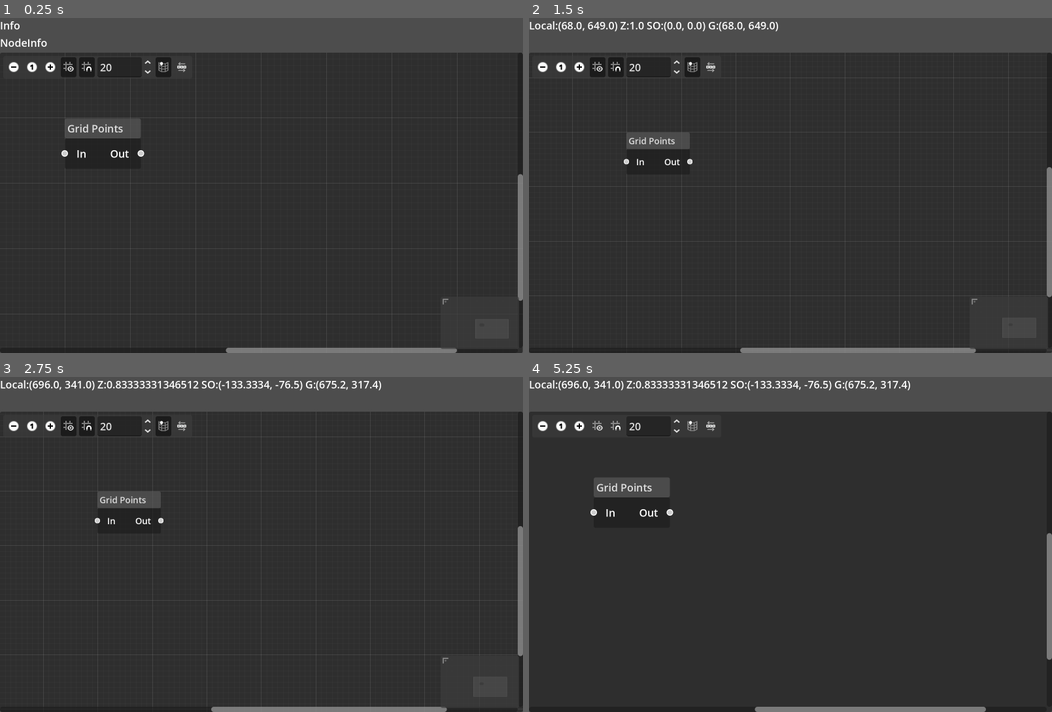
Above: before the commit, frames 1-4 (two rows, left to right).
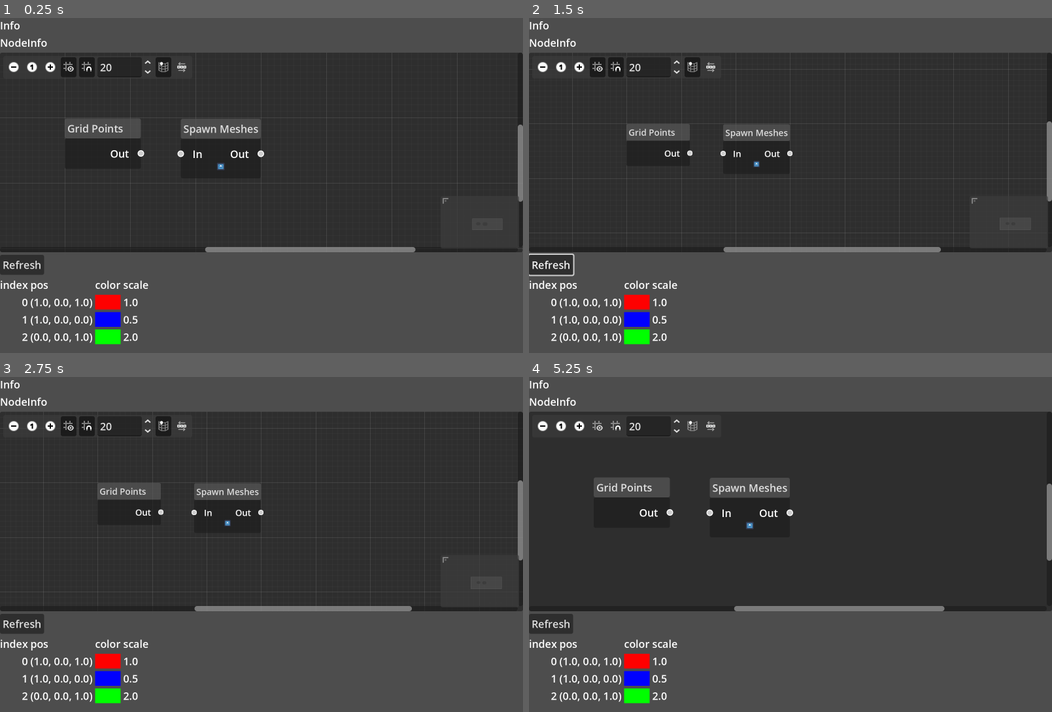
Above: after the commit, the same moments.

Repository: yabadabu/godot_flow
Game: Godot game, scene res://flow_root.tscn
Two runs of this game, one before a commit and one after it. Both use one fixed random seed, a clock stepped at 60 frames per second and the inputs below. Before the commit the project has no main scene; this scene is started directly in both runs. The engine's default icon, where the game draws it, is replaced by a stand-in: a white triangle on a blue panel in a dark square.
Inputs (mouse positions are in pixels of both pictures, inside the frame that each line leads up to):
- Up to frame 1 (0.25 s): no input
- Up to frame 2 (1.5 s): click (549, 265) at 0.5 s, where only the run after the commit has a clickable "Refresh"; click (544, 68) at 1.25 s
- Up to frame 3 (2.75 s): click (230, 524) at 2.02 s
- Up to frame 4 (5.25 s): click (581, 427) at 2.75 s; click (596, 427) at 3.5 s; click (617, 427) at 4.25 s; click (691, 427) at 5 s

The runs differ from the first frame. In frame 1, 29% of the frame differs, in the area x 0-100%, y 30-100%; in frame 2, 30%; in frame 3, 30%; in frame 4, 33%, in the area x 0-100%, y 0-100%.

Commit message:
data inspector wip

Diff:
--- /dev/null
+++ b/data_inspector.gd
@@ -0,0 +1,65 @@
+@tool
+extends Control
+
+@export var data_ex : int = 0:
+	set(new_value):
+		data_ex = new_value
+		refresh()
+
+var titles = [ "index", "pos", "color", "scale"]
+var col_types = [ "int", "vector", "color", "float"]
+var datas = [
+	[ Vector3(1,0,1), Color.RED, 1.0 ],
+	[ Vector3(1,0,0), Color.BLUE, 0.5 ],
+	[ Vector3(0,0,1), Color.GREEN, 2.0 ],
+]
+
+func addLabel( gc : GridContainer, str_data : String ):
+	var c = Label.new()
+	c.text = str_data
+	gc.add_child( c )
+	return c
+
+func addColor( gc : GridContainer, data : Color ):
+	var c = ColorRect.new()
+	c.custom_minimum_size = Vector2( 16,16 )
+	c.color = data
+	gc.add_child( c )
+	return c
+
+func refresh():
+	var gc : GridContainer = %GridContainer
+	gc.columns = 3 + 1
+	for i in range( 0, gc.get_child_count() ):
+		gc.remove_child( gc.get_child( gc.get_child_count() - 1 ))
+
+	# add titles
+	for title in titles:
+		addLabel( gc, title )
+
+	# add data
+	var idx = 0
+	for row in datas:
+
+		var cidx = addLabel( gc, str(idx))
+		cidx.horizontal_alignment = HORIZONTAL_ALIGNMENT_RIGHT
+
+		var col_idx = 0
+		for cell in row:
+			var data_type = col_types[ col_idx + 1 ]
+			if data_type == "int":
+				var c = addLabel( gc, str(cell) ) as Label
+				c.horizontal_alignment = HORIZONTAL_ALIGNMENT_RIGHT
+			elif data_type == "color":
+				addColor( gc, cell )
+			else:
+				addLabel( gc, str(cell) )
+
+			col_idx += 1
+		idx += 1
+
+func _ready():
+	refresh()
+
+func _on_btn_refresh_pressed():
+	refresh()
--- /dev/null
+++ b/data_inspector.tscn
@@ -0,0 +1,34 @@
+[gd_scene load_steps=2 format=3 uid="uid://dpoyi7gu03i7v"]
+
+[ext_resource type="Script" uid="uid://41lbfvspokrt" path="res://data_inspector.gd" id="1_h15u6"]
+
+[node name="DataInspector" type="Control"]
+layout_mode = 3
+anchors_preset = 15
+anchor_right = 1.0
+anchor_bottom = 1.0
+grow_horizontal = 2
+grow_vertical = 2
+script = ExtResource("1_h15u6")
+
+[node name="VBoxContainer" type="VBoxContainer" parent="."]
+layout_mode = 1
+anchors_preset = 15
+anchor_right = 1.0
+anchor_bottom = 1.0
+grow_horizontal = 2
+grow_vertical = 2
+
+[node name="HBoxContainer" type="HBoxContainer" parent="VBoxContainer"]
+layout_mode = 2
+
+[node name="BtnRefresh" type="Button" parent="VBoxContainer/HBoxContainer"]
+layout_mode = 2
+text = "Refresh"
+
+[node name="GridContainer" type="GridContainer" parent="VBoxContainer"]
+unique_name_in_owner = true
+layout_mode = 2
+columns = 4
+
+[connection signal="pressed" from="VBoxContainer/HBoxContainer/BtnRefresh" to="." method="_on_btn_refresh_pressed"]
--- /dev/null
+++ b/flow_node_base.gd
@@ -0,0 +1,29 @@
+class_name FlowNodeBase
+extends GraphNode
+
+enum eMode {
+	EXTENDS,
+	ABSOLUTE,
+}
+@export var debug_enabled : bool = false
+@export var debug_mode : eMode = eMode.EXTENDS
+@export var debug_scale : float = 1.0
+
+	#func _init(new_lat: float, new_lon:float):
+		#lat = new_lat
+		#lon = new_lon
+	#func _to_string():
+		#return "(%f,%f)" % [lat, lon]
+
+var inputs = []
+var outputs = []
+
+func set_output( idx : int, data : Array ):
+	if idx + 1 < outputs.size():
+		outputs.resize( idx + 1 )
+	outputs[ idx ] = data
+
+#func get_input( idx : int ):
+	#if idx + 1 < inputs.size():
+		#return null
+	#return inputs[ idx ]
--- /dev/null
+++ b/flow_nodes/grid.gd
@@ -0,0 +1,18 @@
+extends FlowNodeBase
+
+@export var x : int = 4
+@export var y : int = 4
+@export var z : int = 1
+@export var step : Vector3 = Vector3( 1.0, 1.0, 1.0 )
+
+func getTitle() -> String:
+	return "Grid"
+
+func execute( ):
+	var output = []
+	for iz in range( 0, z ):
+		for iy in range( 0, y ):
+			for ix in range( 0, x ):
+				var p = Vector3( ix, iy, iz ) * step
+				output.append(p)
+	set_output( 0, output )
--- a/flow_nodes/grid.tscn
+++ b/flow_nodes/grid.tscn
@@ -4,7 +4,7 @@
 offset_right = 130.0
 offset_bottom = 78.0
 title = "Grid Points"
-slot/0/left_enabled = true
+slot/0/left_enabled = false
 slot/0/left_type = 0
 slot/0/left_color = Color(1, 1, 1, 1)
 slot/0/left_icon = null
@@ -17,11 +17,6 @@
 [node name="HBoxContainer" type="HBoxContainer" parent="."]
 layout_mode = 2
 
-[node name="LabelLeft" type="Label" parent="HBoxContainer"]
-layout_mode = 2
-size_flags_horizontal = 3
-text = "In"
-
 [node name="Control" type="Control" parent="HBoxContainer"]
 custom_minimum_size = Vector2(40, 0)
 layout_mode = 2
--- a/flow_root.gd
+++ b/flow_root.gd
@@ -217,19 +217,10 @@
 			gedit.set_connection_activity( node.name, 0, target.name, 0, 1.0)
 
 func _on_graph_edit_connection_request(from_node: StringName, from_port: int, to_node: StringName, to_port: int) -> void:
-	# This is called when the user tries to connect two ports
-	# You can add validation logic here if needed
-	# Create the connection
 	gedit.connect_node(from_node, from_port, to_node, to_port)
-	# Optional: Store connection data for your own logic
-	print("Connected: ", from_node, ":", from_port, " -> ", to_node, ":", to_port)
 
 func _on_graph_edit_disconnection_request(from_node: StringName, from_port: int, to_node: StringName, to_port: int) -> void:
-	# Remove the connection
 	gedit.disconnect_node(from_node, from_port, to_node, to_port)
-
-	# Optional: Update your own data structures
-	print("Disconnected: ", from_node, ":", from_port, " -> ", to_node, ":", to_port)
 
 func _on_graph_edit_connection_to_empty(from_node: StringName, from_port: int, release_position: Vector2) -> void:
 	auto_connect_from_node = from_node
--- a/flow_root.tscn
+++ b/flow_root.tscn
@@ -1,7 +1,10 @@
-[gd_scene load_steps=3 format=3 uid="uid://bl8p4bid734wo"]
+[gd_scene load_steps=6 format=3 uid="uid://bl8p4bid734wo"]
 
 [ext_resource type="Script" uid="uid://rhc2whb7j6tt" path="res://flow_root.gd" id="1_lpoe1"]
 [ext_resource type="PackedScene" uid="uid://3bdcpg54ctoy" path="res://flow_nodes/grid.tscn" id="2_lsii6"]
+[ext_resource type="PackedScene" uid="uid://6m3tf1go1488" path="res://flow_nodes/spawn_meshes.tscn" id="3_w15im"]
+[ext_resource type="Script" uid="uid://4epcqfovpgk7" path="res://flow_node_base.gd" id="4_u7rqg"]
+[ext_resource type="PackedScene" uid="uid://dpoyi7gu03i7v" path="res://data_inspector.tscn" id="5_u7rqg"]
 
 [node name="FlowRoot" type="Control"]
 layout_mode = 3
@@ -46,9 +49,24 @@
 offset_left = 198.0
 offset_top = 201.0
 offset_right = 431.0
-offset_bottom = 279.0
+offset_bottom = 355.0
 mouse_filter = 1
 position_offset = Vector2(198, 201)
+
+[node name="Grid2" parent="VBoxContainer/GraphEdit" instance=ExtResource("3_w15im")]
+layout_mode = 0
+offset_left = 553.0
+offset_top = 202.0
+offset_right = 798.0
+offset_bottom = 384.0
+mouse_filter = 1
+position_offset = Vector2(553, 202)
+script = ExtResource("4_u7rqg")
+
+[node name="DataInspector" parent="VBoxContainer" instance=ExtResource("5_u7rqg")]
+custom_minimum_size = Vector2(0, 300)
+layout_mode = 2
+data_ex = 1
 
 [node name="PopupMenu" type="PopupMenu" parent="."]
 unique_name_in_owner = true
--- a/project.godot
+++ b/project.godot
@@ -11,6 +11,7 @@
 [application]
 
 config/name="godot_flow_app"
+run/main_scene="uid://bl8p4bid734wo"
 config/features=PackedStringArray("4.4", "Forward Plus")
 config/icon="res://icon.svg"
 
Not shown, added: data_inspector.gd.uid
Not shown, added: flow_node_base.gd.uid
Not shown, added: flow_nodes/grid.gd.uid
